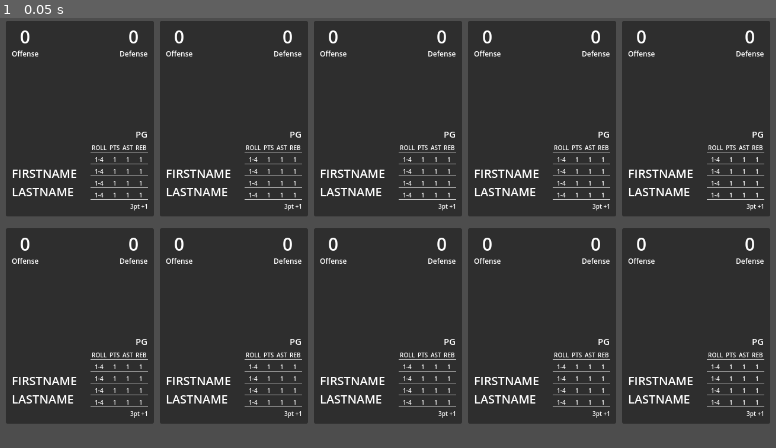
Above: before the commit, frame 1.
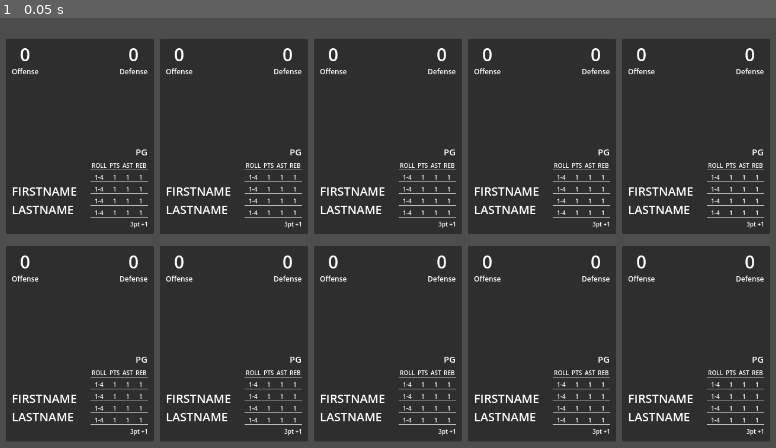
Above: after the commit, the same moment.

Repository: david8zhang/basketball-card-game
Game: Godot game, scene res://scenes/Main.tscn
Same seed, same stepped clock (60 frames per second), same inputs: the game is played once before the commit and once after it.
Inputs:
- Up to frame 1 (0.05 s): no input

The runs differ from the first frame. In frame 1, 21% of the frame differs, in the area x 0-100%, y 0-99%.

Commit message:
tweak some formatting stuff

Diff:
--- a/prefabs/Team.tscn
+++ b/prefabs/Team.tscn
@@ -8,6 +8,7 @@
 anchors_preset = 10
 anchor_right = 1.0
 grow_horizontal = 2
-theme_override_constants/separation = -50
+size_flags_horizontal = 4
+theme_override_constants/separation = 100
 script = ExtResource("1_pxm6l")
 card_scene = ExtResource("2_cp75n")
--- a/scenes/Main.tscn
+++ b/scenes/Main.tscn
@@ -14,7 +14,7 @@
 anchor_bottom = 1.0
 grow_horizontal = 2
 grow_vertical = 2
-theme_override_constants/margin_top = 20
+theme_override_constants/margin_top = 50
 
 [node name="VBoxContainer" type="VBoxContainer" parent="CanvasLayer/MarginContainer"]
 layout_mode = 2
@@ -22,8 +22,6 @@
 
 [node name="PlayerTeam" parent="CanvasLayer/MarginContainer/VBoxContainer" instance=ExtResource("2_731t8")]
 layout_mode = 2
-theme_override_constants/separation = -50
 
 [node name="CPUTeam" parent="CanvasLayer/MarginContainer/VBoxContainer" instance=ExtResource("2_731t8")]
 layout_mode = 2
-theme_override_constants/separation = -50
